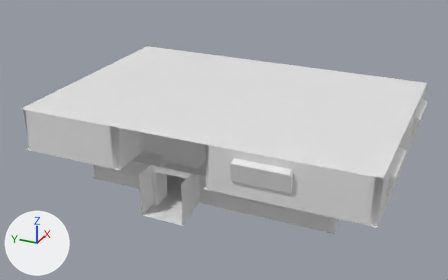
Renders of the FBX model ArtSource/level/room_kitchen_01.fbx from each side of a commit.
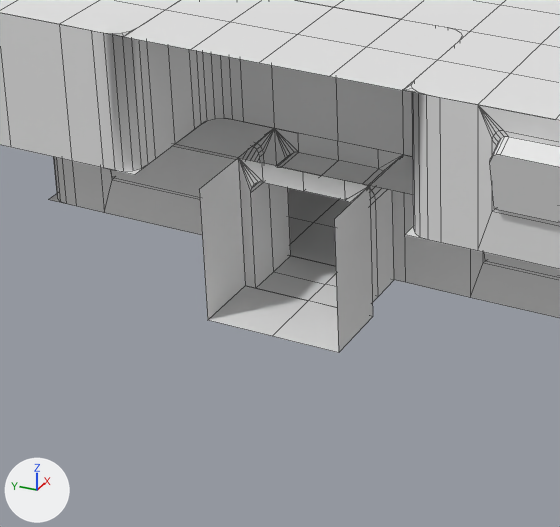
The first picture shows the older version from a 50 mm camera at (-39.5, -23.6, 28.4) aimed at (13.1, 0.1, 2.1). The close-ups show both versions on the part from 17% to 56% of the width and 41% to 100% of the height of that picture; other places that the commit changed are outside them. Lighting does not change. The marker at lower left points along +X, +Y and +Z. The close-ups show mesh edges as thin lines. Materials are left out; every surface is plain grey. Vertices at the same position are counted once.

The older version as bpy lines, for what is in view:
```python
me_plane_059 = bpy.data.meshes.new('Plane.059')
me_plane_059.from_pydata(...)  # 19 vertices, 12 faces; spans x -4.0..0.0, y -1.0..1.0, z -1.0..1.0
me_plane_059.materials.append(mat_material)
# before: 13 (0.0, 1.0, -0.36), 14 (0.0, 0.36, -1.0) at pixel (66, 203), 15 (0.0, 0.95, -0.61) at pixel (57, 194), 16 (0.0, 0.81, -0.81) at pixel (57, 198), 17 (0.0, 0.61, -0.95) at pixel (60, 201)
me_plane_061 = bpy.data.meshes.new('Plane.061')
me_plane_061.from_pydata(...)  # 18 vertices, 8 faces; spans x -4.0..0.0, y -1.0..1.0, z -1.0..1.0
me_plane_061.materials.append(mat_material)
me_plane_109 = bpy.data.meshes.new('Plane.109')
me_plane_109.from_pydata(...)  # 56 vertices, 56 faces; spans x -1.0..1.0, y -2.0..2.0, z 0.0..4.0
ob_plane_1237 = bpy.data.objects.new('Plane.1237', me_plane_059)
ob_plane_1237.parent = ob_plane_1268
ob_plane_1237.location = (8.0, -4.0, 0.0)
ob_plane_1237.rotation_euler = (1.571, 1.571, 0.0)  # degrees (90, 90, 0)
ob_plane_1258 = bpy.data.objects.new('Plane.1258', me_plane_059)
ob_plane_1258.parent = ob_plane_1268
ob_plane_1258.location = (-6.0, 0.0, 4.0)
ob_plane_1258.rotation_euler = (1.571, 1.571, 0.0)  # degrees (90, 90, 0)
ob_plane_1259 = bpy.data.objects.new('Plane.1259', me_plane_061)
ob_plane_1259.parent = ob_plane_1268
ob_plane_1259.location = (2.0, -2.0, 4.0)
ob_plane_1259.rotation_euler = (3.142, 1.571, 0.0)  # degrees (180, 90, 0)
ob_plane_1260 = bpy.data.objects.new('Plane.1260', me_plane_059)
ob_plane_1260.parent = ob_plane_1268
ob_plane_1260.location = (4.0, 0.0, 4.0)
ob_plane_1260.rotation_euler = (0.0, 1.571, 0.0)  # degrees (0, 90, 0)
ob_plane_4247 = bpy.data.objects.new('Plane.4247', me_plane_109)
ob_plane_4247.location = (3.0, 0.0, 0.0)
# also in view: 'Plane.1449' at (1.0, -3.0, 8.0); 'Plane.1273' at (-0.3, -9.0, 6.0); 'Plane.1471' at (1.0, -1.0, 8.0); 'Plane.1470' at (3.0, -1.0, 8.0); 'Plane.1451' at (3.0, -7.0, 8.0)
```
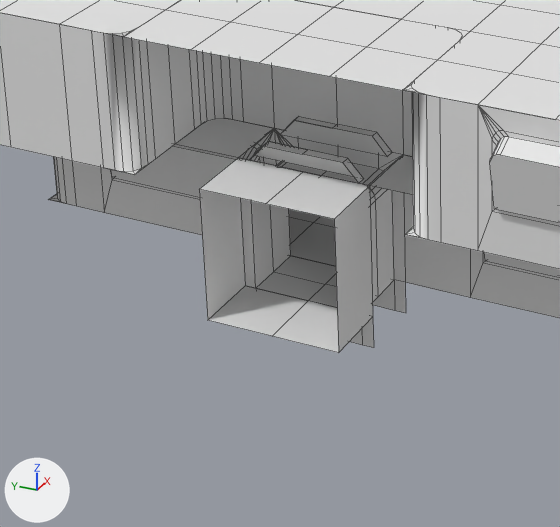
Where the change shows, as pixel boxes (x1, y1, x2, y2) in the close-ups (560 x 527 px):
```json
{"object": "Plane.4247", "change": "reshaped", "before": [238, 128, 405, 308], "after": [240, 116, 406, 348], "on screen": "29% taller"}
{"object": "Plane.1260", "change": "reshaped", "before": [59, 10, 175, 171], "after": [59, 10, 175, 175]}
{"object": "Plane.5050", "change": "added", "after": [266, 172, 369, 219]}
{"object": "Plane.5049", "change": "added", "after": [200, 158, 302, 204]}
{"part": 1, "of": "me_plane_059", "change": "added", "after": [62, 166, 421, 238]}
{"part": 2, "of": "me_plane_109", "change": "cut back", "before": [238, 158, 378, 308]}
```

Scene script edits in JSON lines:
```json
{"block": "me_plane_059", "where": "me_plane_059.from_pydata(...)  # 19 vertices, 12 faces; spans x -4.0..0.0, y -1.0..1.0, z -1.0..1.0"}
{"block": "me_plane_059", "where": "# used by ob_plane_1260; parent = ob_plane_1268; location = (4.0, 0.0, 4.0); rotation_euler = (0.0, 1.571, 0.0), in degrees (0, 90, 0)"}
{"block": "me_plane_059", "where": "# verts and faces of me_plane_059; kept vertices keep their numbers, new ones are numbered from 19"}
{"block": "me_plane_059", "change": "me_plane_059 part 1"}
{"op": "add", "block": "me_plane_059", "code": "verts[19] = (0.0, 1.0, -1.0)  # pixel (48, 199)"}
{"op": "add", "block": "me_plane_059", "code": "faces += [(16, 17, 19), (14, 19, 17), (15, 16, 19), (13, 15, 19)]"}
{"block": "me_plane_109", "where": "# used by ob_plane_4247; location = (3.0, 0.0, 0.0)"}
{"op": "remove", "block": "me_plane_109", "code": "me_plane_109.from_pydata(...)  # 56 vertices, 56 faces; spans x -1.0..1.0, y -2.0..2.0, z 0.0..4.0"}
{"op": "add", "block": "me_plane_109", "code": "me_plane_109.from_pydata(...)  # 50 vertices, 37 faces; spans x 0.0..1.0, y -2.0..2.0, z -1.0..4.53"}
{"block": "me_plane_109", "change": "me_plane_109 part 2"}
{"block": "me_plane_109", "change": "21 vertices are removed from x -1.0, y -2.0..2.0, z 0.0..4.0"}
{"block": "me_plane_109", "change": "28 faces are deleted"}
{"block": "me_plane_109", "change": "5 vertices are added at (0.71, -1.21, 4.53), (0.71, -1.66, 4.0), (0.71, 1.66, 4.0), (0.71, 1.21, 4.53), (0.71, 0.0, 4.53)"}
{"block": "me_plane_109", "change": "5 new vertices lie (0.0, 0.0, -1.0) away from vertices in x 1.0, y -2.0..2.0, z 0.0"}
{"block": "me_plane_109", "change": "5 new vertices lie (0.29, 0.0, 0.0) away from vertices in x 0.71, y -1.66..1.66, z 4.0..4.53"}
{"block": "me_plane_109", "change": "9 new faces join them"}
{"op": "add", "block": "me_plane_010", "code": ["me_plane_010 = bpy.data.meshes.new('Plane.010')", "me_plane_010.from_pydata(...)  # 86 vertices, 74 faces; spans x -1.0..1.0, y -2.0..2.0, z -1.0..4.53"]}
{"op": "set", "path": "ob_plane_4247", "old": "bpy.data.objects.new('Plane.4247', me_plane_109)", "new": "bpy.data.objects.new('Plane.4247', me_plane_010)"}
{"op": "add", "block": "ob_plane_5050", "code": ["ob_plane_5050 = bpy.data.objects.new('Plane.5050', me_plane_007)", "ob_plane_5050.parent = ob_plane_1268", "ob_plane_5050.location = (-2.0, 0.0, 4.0)", "ob_plane_5050.rotation_euler = (-3.142, 0.0, 0.0)  # degrees (-180, 0, 0)"]}
{"op": "add", "block": "ob_plane_5049", "code": ["ob_plane_5049 = bpy.data.objects.new('Plane.5049', me_plane_007)", "ob_plane_5049.parent = ob_plane_1268", "ob_plane_5049.location = (0.0, 0.0, 4.0)", "ob_plane_5049.rotation_euler = (-3.142, 0.0, 0.0)  # degrees (-180, 0, 0)"]}
```
